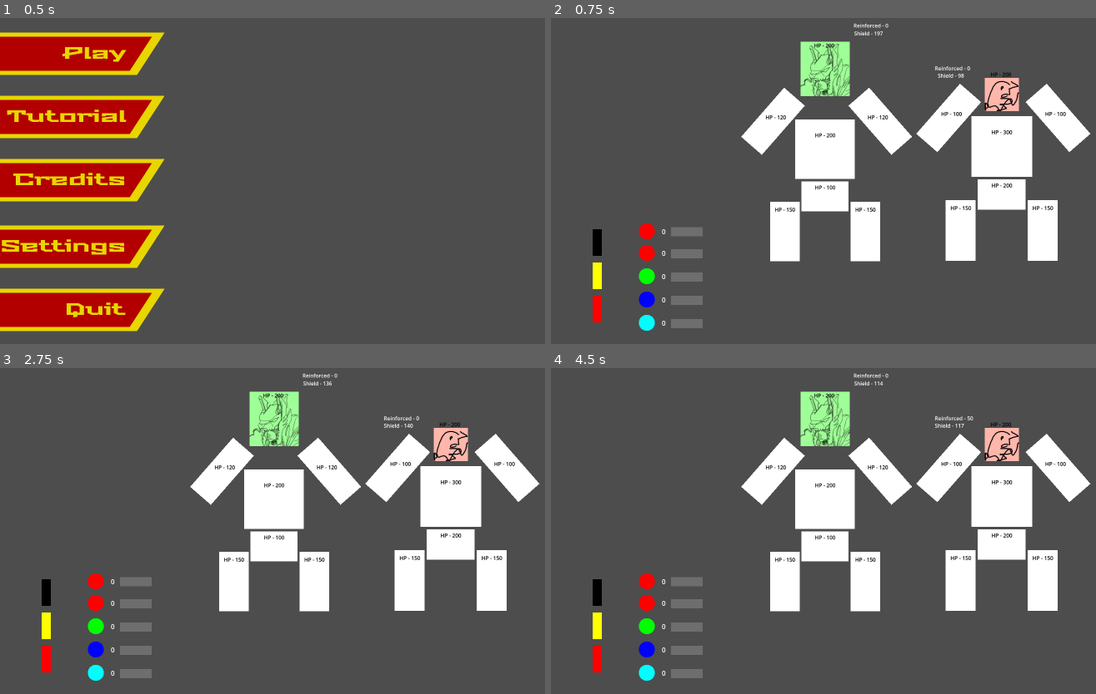
Above: before the commit, frames 1-4 (two rows, left to right).
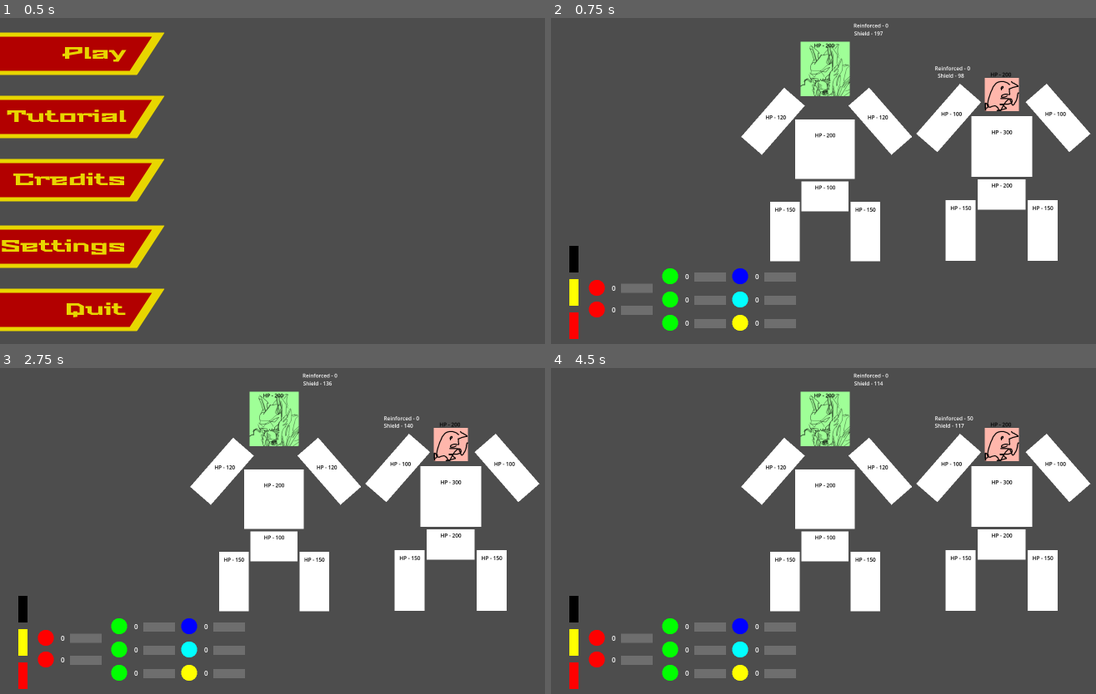
Above: after the commit, the same moments.

Repository: Wrygondryn/Megazord_BIGMODE2025
Game: Godot game, scene res://scenes/main_menu.tscn
Same seed, same stepped clock (60 frames per second), same inputs: the game is played once before the commit and once after it.
Inputs (mouse positions are in pixels of both pictures, inside the frame that each line leads up to):
- Up to frame 1 (0.5 s): no input
- Up to frame 2 (0.75 s): click "Play" at 0.5 s
- Up to frame 3 (2.75 s): tap Enter at 1.25 s; move the mouse to (479, 491) at 1.27 s; click (479, 491) at 1.35 s; tap Space at 2 s; move the mouse to (201, 531) at 2.02 s; click (201, 531) at 2.1 s
- Up to frame 4 (4.5 s): move the mouse to (948, 429) at 2.77 s; click (948, 429) at 2.85 s; tap Enter at 3.5 s; move the mouse to (850, 586) at 3.52 s; click (850, 586) at 3.6 s; tap Space at 4.25 s; move the mouse to (1085, 566) at 4.27 s; click (1085, 566) at 4.35 s

Frame 1 is identical in both runs. In frame 2, 3.9% of the frame differs, in the area x 3-45%, y 63-99%; in frame 3, 3.9%; in frame 4, 3.9%.

Commit message:
Boost Repair Module
Can now make modules which multiplies all repairs on a mech/kaiju for a certain period of time.

Diff:
--- /dev/null
+++ b/resources/boost_repair_module.tres
@@ -0,0 +1,15 @@
+[gd_resource type="Resource" script_class="ModuleData" load_steps=2 format=3 uid="uid://c41xodfvniegu"]
+
+[ext_resource type="Script" path="res://scripts/module_data.gd" id="1_rexwe"]
+
+[resource]
+script = ExtResource("1_rexwe")
+action_kind = 4
+amount = 0.0
+multiplier = 2.0
+pierces = false
+condition_kind = 0
+lasting_time_secs = 30.0
+giga_target = 0
+target_body_part = 0
+charge_capacity = 150.0
--- a/resources/mecha_restrain_attack_module.tres
+++ b/resources/mecha_restrain_attack_module.tres
@@ -6,9 +6,10 @@
 script = ExtResource("1_48ii0")
 action_kind = 0
 amount = 30.0
+multiplier = 0.0
 pierces = false
 condition_kind = 0
-condition_time_secs = 2.0
+lasting_time_secs = 1.5
 giga_target = 1
 target_body_part = 7
 charge_capacity = 75.0
--- /dev/null
+++ b/resources/pelvis_repair_module.tres
@@ -0,0 +1,14 @@
+[gd_resource type="Resource" script_class="ModuleData" load_steps=2 format=3 uid="uid://dypvd7e1k8hib"]
+
+[ext_resource type="Script" path="res://scripts/module_data.gd" id="1_adq1i"]
+
+[resource]
+script = ExtResource("1_adq1i")
+action_kind = 1
+amount = 50.0
+pierces = false
+condition_kind = 1
+condition_time_secs = 0.0
+giga_target = 0
+target_body_part = 4
+charge_capacity = 100.0
--- /dev/null
+++ b/resources/torso_repair_module.tres
@@ -0,0 +1,14 @@
+[gd_resource type="Resource" script_class="ModuleData" load_steps=2 format=3 uid="uid://b5oy8kf0vhalw"]
+
+[ext_resource type="Script" path="res://scripts/module_data.gd" id="1_6hcy6"]
+
+[resource]
+script = ExtResource("1_6hcy6")
+action_kind = 1
+amount = 50.0
+pierces = false
+condition_kind = 1
+condition_time_secs = 0.0
+giga_target = 0
+target_body_part = 3
+charge_capacity = 100.0
--- a/scenes/game.tscn
+++ b/scenes/game.tscn
@@ -16,75 +16,126 @@
 [node name="JackDispensers" type="Node2D" parent="Dashboard"]
 
 [node name="WeakJackDispenser" parent="Dashboard/JackDispensers" instance=ExtResource("4_whl4r")]
-position = Vector2(-689, 196)
+position = Vector2(-745, 236)
 
 [node name="MedJackDispenser" parent="Dashboard/JackDispensers" instance=ExtResource("4_whl4r")]
-position = Vector2(-689, 276)
+position = Vector2(-745, 316)
 power = 3
 colour = Color(1, 1, 0, 1)
 
 [node name="StrongJackDispenser" parent="Dashboard/JackDispensers" instance=ExtResource("4_whl4r")]
-position = Vector2(-689, 356)
+position = Vector2(-745, 396)
 power = 5
 colour = Color(1, 0, 0, 1)
 
 [node name="Sockets" type="Node2D" parent="Dashboard"]
 
-[node name="Socket" parent="Dashboard/Sockets" node_paths=PackedStringArray("module") instance=ExtResource("3_y3a8c")]
-position = Vector2(-570, 169)
+[node name="LeftArmAttackSocket" parent="Dashboard/Sockets" node_paths=PackedStringArray("module") instance=ExtResource("3_y3a8c")]
+position = Vector2(-690, 305)
 module = NodePath("../../../Battle/Mechazord/BodyParts/LeftArm/Modules/AttackModule")
 
-[node name="Sprite2D" parent="Dashboard/Sockets/Socket" index="0"]
+[node name="Sprite2D" parent="Dashboard/Sockets/LeftArmAttackSocket" index="0"]
 modulate = Color(1, 0, 0, 1)
 
-[node name="Socket2" parent="Dashboard/Sockets" node_paths=PackedStringArray("module") instance=ExtResource("3_y3a8c")]
-position = Vector2(-570, 221)
+[node name="PowerDisplay_TEMP" parent="Dashboard/Sockets/LeftArmAttackSocket" index="1"]
+metadata/_edit_use_anchors_ = true
+
+[node name="RightArmAttackSocket" parent="Dashboard/Sockets" node_paths=PackedStringArray("module") instance=ExtResource("3_y3a8c")]
+position = Vector2(-690, 357)
 module = NodePath("../../../Battle/Mechazord/BodyParts/RightArm/Modules/RestrainAttackModule")
 
-[node name="Sprite2D" parent="Dashboard/Sockets/Socket2" index="0"]
+[node name="Sprite2D" parent="Dashboard/Sockets/RightArmAttackSocket" index="0"]
 modulate = Color(1, 0, 0, 1)
 
-[node name="Socket3" parent="Dashboard/Sockets" node_paths=PackedStringArray("module") instance=ExtResource("3_y3a8c")]
-position = Vector2(-570, 277)
+[node name="PowerDisplay_TEMP" parent="Dashboard/Sockets/RightArmAttackSocket" index="1"]
+metadata/_edit_use_anchors_ = true
+
+[node name="HeadRepairSocket" parent="Dashboard/Sockets" node_paths=PackedStringArray("module") instance=ExtResource("3_y3a8c")]
+position = Vector2(-514, 277)
 module = NodePath("../../../Battle/Mechazord/BodyParts/Head/Modules/RepairModule")
 
-[node name="Socket4" parent="Dashboard/Sockets" node_paths=PackedStringArray("module") instance=ExtResource("3_y3a8c")]
-position = Vector2(-570, 333)
+[node name="PowerDisplay_TEMP" parent="Dashboard/Sockets/HeadRepairSocket" index="1"]
+metadata/_edit_use_anchors_ = true
+
+[node name="TorsoRepairSocket" parent="Dashboard/Sockets" node_paths=PackedStringArray("module") instance=ExtResource("3_y3a8c")]
+position = Vector2(-514, 333)
+module = NodePath("../../../Battle/Mechazord/BodyParts/Torso/Modules/RepairModule")
+
+[node name="PowerDisplay_TEMP" parent="Dashboard/Sockets/TorsoRepairSocket" index="1"]
+metadata/_edit_use_anchors_ = true
+
+[node name="PelvisRepairSocket" parent="Dashboard/Sockets" node_paths=PackedStringArray("module") instance=ExtResource("3_y3a8c")]
+position = Vector2(-514, 389)
+module = NodePath("../../../Battle/Mechazord/BodyParts/Pelvis/Modules/RepairModule")
+
+[node name="PowerDisplay_TEMP" parent="Dashboard/Sockets/PelvisRepairSocket" index="1"]
+metadata/_edit_use_anchors_ = true
+
+[node name="ShieldGainSocket" parent="Dashboard/Sockets" node_paths=PackedStringArray("module") instance=ExtResource("3_y3a8c")]
+position = Vector2(-346, 277)
 module = NodePath("../../../Battle/Mechazord/BodyParts/Torso/Modules/ShieldModule")
 
-[node name="Sprite2D" parent="Dashboard/Sockets/Socket4" index="0"]
+[node name="Sprite2D" parent="Dashboard/Sockets/ShieldGainSocket" index="0"]
 modulate = Color(0, 0, 1, 1)
 
-[node name="Socket5" parent="Dashboard/Sockets" node_paths=PackedStringArray("module") instance=ExtResource("3_y3a8c")]
-position = Vector2(-570, 389)
+[node name="PowerDisplay_TEMP" parent="Dashboard/Sockets/ShieldGainSocket" index="1"]
+metadata/_edit_use_anchors_ = true
+
+[node name="ShieldReinforceSocket" parent="Dashboard/Sockets" node_paths=PackedStringArray("module") instance=ExtResource("3_y3a8c")]
+position = Vector2(-346, 333)
 module = NodePath("../../../Battle/Mechazord/BodyParts/Pelvis/Modules/ReinforceShieldModule")
 
-[node name="Sprite2D" parent="Dashboard/Sockets/Socket5" index="0"]
+[node name="Sprite2D" parent="Dashboard/Sockets/ShieldReinforceSocket" index="0"]
 modulate = Color(0, 1, 1, 1)
+
+[node name="PowerDisplay_TEMP" parent="Dashboard/Sockets/ShieldReinforceSocket" index="1"]
+metadata/_edit_use_anchors_ = true
+
+[node name="BoostRepairSocket" parent="Dashboard/Sockets" node_paths=PackedStringArray("module") instance=ExtResource("3_y3a8c")]
+position = Vector2(-346, 389)
+module = NodePath("../../../Battle/Mechazord/BodyParts/Head/Modules/BoostRepairModule")
+
+[node name="Sprite2D" parent="Dashboard/Sockets/BoostRepairSocket" index="0"]
+modulate = Color(1, 1, 0, 1)
+
+[node name="PowerDisplay_TEMP" parent="Dashboard/Sockets/BoostRepairSocket" index="1"]
+metadata/_edit_use_anchors_ = true
 
 [node name="Jacks" type="Node2D" parent="Dashboard"]
 
 [node name="ChargeDisplays" type="Node2D" parent="Dashboard"]
 
 [node name="LeftArmAttackDisplay" parent="Dashboard/ChargeDisplays" node_paths=PackedStringArray("module") instance=ExtResource("5_llxl5")]
-position = Vector2(-474, 170)
+position = Vector2(-594, 306)
 module = NodePath("../../../Battle/Mechazord/BodyParts/LeftArm/Modules/AttackModule")
 
 [node name="RightArmAttackDisplay" parent="Dashboard/ChargeDisplays" node_paths=PackedStringArray("module") instance=ExtResource("5_llxl5")]
-position = Vector2(-474, 223)
+position = Vector2(-594, 359)
 module = NodePath("../../../Battle/Mechazord/BodyParts/RightArm/Modules/RestrainAttackModule")
 
 [node name="HeadRepairDisplay" parent="Dashboard/ChargeDisplays" node_paths=PackedStringArray("module") instance=ExtResource("5_llxl5")]
-position = Vector2(-474, 279)
+position = Vector2(-418, 279)
 module = NodePath("../../../Battle/Mechazord/BodyParts/Head/Modules/RepairModule")
 
+[node name="TorsoRepairDisplay" parent="Dashboard/ChargeDisplays" node_paths=PackedStringArray("module") instance=ExtResource("5_llxl5")]
+position = Vector2(-418, 335)
+module = NodePath("../../../Battle/Mechazord/BodyParts/Torso/Modules/RepairModule")
+
+[node name="PelvisRepairDisplay" parent="Dashboard/ChargeDisplays" node_paths=PackedStringArray("module") instance=ExtResource("5_llxl5")]
+position = Vector2(-418, 391)
+module = NodePath("../../../Battle/Mechazord/BodyParts/Pelvis/Modules/RepairModule")
+
 [node name="TorsoShieldGainDisplay" parent="Dashboard/ChargeDisplays" node_paths=PackedStringArray("module") instance=ExtResource("5_llxl5")]
-position = Vector2(-474, 335)
+position = Vector2(-250, 279)
 module = NodePath("../../../Battle/Mechazord/BodyParts/Torso/Modules/ShieldModule")
 
 [node name="PelvisReinforceShieldDisplay" parent="Dashboard/ChargeDisplays" node_paths=PackedStringArray("module") instance=ExtResource("5_llxl5")]
-position = Vector2(-474, 391)
+position = Vector2(-250, 335)
 module = NodePath("../../../Battle/Mechazord/BodyParts/Pelvis/Modules/ReinforceShieldModule")
+
+[node name="BoostRepairDisplay" parent="Dashboard/ChargeDisplays" node_paths=PackedStringArray("module") instance=ExtResource("5_llxl5")]
+position = Vector2(-250, 391)
+module = NodePath("../../../Battle/Mechazord/BodyParts/Head/Modules/BoostRepairModule")
 
 [node name="Battle" type="Node2D" parent="."]
 unique_name_in_owner = true
@@ -100,11 +151,14 @@
 
 [node name="Camera2D" type="Camera2D" parent="."]
 
-[editable path="Dashboard/Sockets/Socket"]
-[editable path="Dashboard/Sockets/Socket2"]
-[editable path="Dashboard/Sockets/Socket3"]
-[editable path="Dashboard/Sockets/Socket4"]
-[editable path="Dashboard/Sockets/Socket5"]
+[editable path="Dashboard/Sockets/LeftArmAttackSocket"]
+[editable path="Dashboard/Sockets/RightArmAttackSocket"]
+[editable path="Dashboard/Sockets/HeadRepairSocket"]
+[editable path="Dashboard/Sockets/TorsoRepairSocket"]
+[editable path="Dashboard/Sockets/PelvisRepairSocket"]
+[editable path="Dashboard/Sockets/ShieldGainSocket"]
+[editable path="Dashboard/Sockets/ShieldReinforceSocket"]
+[editable path="Dashboard/Sockets/BoostRepairSocket"]
 [editable path="Battle/Mechazord"]
 [editable path="Battle/Mechazord/BodyParts/Head"]
 [editable path="Battle/Mechazord/BodyParts/LeftArm"]
--- a/scenes/kaiju.tscn
+++ b/scenes/kaiju.tscn
@@ -150,6 +150,8 @@
 offset_top = -79.0
 offset_bottom = -56.0
 
+[node name="BoostRepairTimer" type="Timer" parent="."]
+
 [editable path="BodyParts/Head"]
 [editable path="BodyParts/LeftArm"]
 [editable path="BodyParts/RightArm"]
--- a/scenes/main_menu.tscn
+++ b/scenes/main_menu.tscn
@@ -34,6 +34,7 @@
 offset_bottom = 40.0
 
 [node name="PlayButton" type="Button" parent="Main/Buttons"]
+layout_mode = 0
 offset_left = -40.0
 offset_top = 141.0
 offset_right = 362.0
@@ -47,6 +48,7 @@
 alignment = 2
 
 [node name="TutorialButton" type="Button" parent="Main/Buttons"]
+layout_mode = 0
 offset_left = -40.0
 offset_top = 293.0
 offset_right = 362.0
@@ -61,6 +63,7 @@
 alignment = 2
 
 [node name="CreditsButton" type="Button" parent="Main/Buttons"]
+layout_mode = 0
 offset_left = -40.0
 offset_top = 445.0
 offset_right = 362.0
@@ -74,6 +77,7 @@
 alignment = 2
 
 [node name="SettingsButton" type="Button" parent="Main/Buttons"]
+layout_mode = 0
 offset_left = -40.0
 offset_top = 605.0
 offset_right = 362.0
@@ -87,6 +91,7 @@
 alignment = 2
 
 [node name="QuitButton" type="Button" parent="Main/Buttons"]
+layout_mode = 0
 offset_left = -40.0
 offset_top = 757.0
 offset_right = 362.0
@@ -131,6 +136,7 @@
 theme_override_font_sizes/font_size = 28
 
 [node name="BackButton" type="Button" parent="Credits"]
+layout_mode = 0
 offset_left = -40.0
 offset_top = 757.0
 offset_right = 362.0
--- a/scenes/mechazord.tscn
+++ b/scenes/mechazord.tscn
@@ -1,14 +1,17 @@
-[gd_scene load_steps=10 format=3 uid="uid://b72fg5qff5dt2"]
+[gd_scene load_steps=13 format=3 uid="uid://b72fg5qff5dt2"]
 
 [ext_resource type="Script" path="res://scripts/mechazord.gd" id="1_6b4sr"]
 [ext_resource type="Texture2D" uid="uid://dqx24uuscef21" path="res://assets/dummy_mech.png" id="1_f1ark"]
 [ext_resource type="PackedScene" uid="uid://dk7mb70mb5rp2" path="res://scenes/body_part.tscn" id="2_e7bsx"]
 [ext_resource type="Script" path="res://scripts/module.gd" id="4_54e7a"]
-[ext_resource type="Resource" uid="uid://6xs0ooprjwlw" path="res://resources/repair_module.tres" id="5_5g8jl"]
+[ext_resource type="Resource" uid="uid://6xs0ooprjwlw" path="res://resources/head_repair_module.tres" id="5_5g8jl"]
 [ext_resource type="Resource" uid="uid://08ag4xompugm" path="res://resources/mecha_attack_module.tres" id="6_brh6d"]
+[ext_resource type="Resource" uid="uid://c41xodfvniegu" path="res://resources/boost_repair_module.tres" id="6_oqtg6"]
 [ext_resource type="Resource" uid="uid://c2gxr8tb4ey15" path="res://resources/shield_gain_module.tres" id="7_1ko7c"]
 [ext_resource type="Resource" uid="uid://dbkvet4qvrosd" path="res://resources/mecha_restrain_attack_module.tres" id="7_h27t0"]
 [ext_resource type="Resource" uid="uid://dsjwk5kl6d66l" path="res://resources/reinforce_shield_module.tres" id="8_bffj0"]
+[ext_resource type="Resource" uid="uid://b5oy8kf0vhalw" path="res://resources/torso_repair_module.tres" id="9_5hite"]
+[ext_resource type="Resource" uid="uid://dypvd7e1k8hib" path="res://resources/pelvis_repair_module.tres" id="11_na6wo"]
 
 [node name="Mechazord" type="Node2D"]
 script = ExtResource("1_6b4sr")
@@ -48,6 +51,10 @@
 [node name="RepairModule" type="Node" parent="BodyParts/Head/Modules" index="0"]
 script = ExtResource("4_54e7a")
 data = ExtResource("5_5g8jl")
+
+[node name="BoostRepairModule" type="Node" parent="BodyParts/Head/Modules" index="1"]
+script = ExtResource("4_54e7a")
+data = ExtResource("6_oqtg6")
 
 [node name="LeftArm" parent="BodyParts" instance=ExtResource("2_e7bsx")]
 position = Vector2(-146, 147)
@@ -109,6 +116,10 @@
 script = ExtResource("4_54e7a")
 data = ExtResource("7_1ko7c")
 
+[node name="RepairModule" type="Node" parent="BodyParts/Torso/Modules" index="1"]
+script = ExtResource("4_54e7a")
+data = ExtResource("9_5hite")
+
 [node name="Pelvis" parent="BodyParts" instance=ExtResource("2_e7bsx")]
 position = Vector2(1, 391)
 kind = 4
@@ -128,6 +139,10 @@
 [node name="ReinforceShieldModule" type="Node" parent="BodyParts/Pelvis/Modules" index="0"]
 script = ExtResource("4_54e7a")
 data = ExtResource("8_bffj0")
+
+[node name="RepairModule" type="Node" parent="BodyParts/Pelvis/Modules" index="1"]
+script = ExtResource("4_54e7a")
+data = ExtResource("11_na6wo")
 
 [node name="LeftLeg" parent="BodyParts" instance=ExtResource("2_e7bsx")]
 position = Vector2(-122, 499)
@@ -153,10 +168,8 @@
 offset_top = -79.0
 offset_bottom = -56.0
 
-[node name="OneSecondTimer" type="Timer" parent="."]
-autostart = true
-
-[connection signal="timeout" from="OneSecondTimer" to="." method="_on_one_second_timer_timeout"]
+[node name="BoostRepairTimer" type="Timer" parent="."]
+one_shot = true
 
 [editable path="BodyParts/Head"]
 [editable path="BodyParts/LeftArm"]
--- a/scripts/action.gd
+++ b/scripts/action.gd
@@ -2,26 +2,29 @@
 
 #TODO: Add on additional properties when need be like condition, animation, etc.
 var kind: Helpers.ActionKind
+var multiplier: float
 var amount: float
 var pierces: bool
 var condition_kind: Helpers.Condition
-var condition_time_secs: float
+var lasting_time_secs: float
 var target: Helpers.GigaTarget
 var body_part: Helpers.BodyPart
 
 func _init(
 	kind: Helpers.ActionKind,
 	amount: float,
+	multiplier: float,
 	pierces: bool,
 	condition_kind: Helpers.Condition,
-	condition_time_secs: float,
+	lasting_time_secs: float,
 	target: Helpers.GigaTarget,
 	body_part: Helpers.BodyPart
 ):
 	self.kind = kind
 	self.amount = amount
+	self.multiplier = multiplier
 	self.condition_kind = condition_kind
-	self.condition_time_secs = condition_time_secs
+	self.lasting_time_secs = lasting_time_secs
 	self.pierces = pierces
 	self.target = target
 	self.body_part = body_part
@@ -36,9 +39,10 @@
 	return Action.new(
 		module.action_kind,
 		module.amount,
+		module.multiplier,
 		module.pierces,
 		module.condition_kind,
-		module.condition_time_secs,
+		module.lasting_time_secs,
 		module.giga_target,
 		module.target_body_part
 	)
--- a/scripts/battle.gd
+++ b/scripts/battle.gd
@@ -46,10 +46,10 @@
 				# print(name + " dealt " + str(damage) + " damage to " + str(target.name))
 				var old_shield: float = target.shield
 				target.damage_body_part(target_body_part_index, action.amount, action.pierces)
-				var is_valid_condition := action.condition_kind != Helpers.Condition.NONE && action.condition_time_secs > 0.0
+				var is_valid_condition := action.condition_kind != Helpers.Condition.NONE && action.lasting_time_secs > 0.0
 				#TODO: Remove shield clause once more conditions are added that can occur with shield on
 				if is_valid_condition && (action.amount > old_shield || action.pierces):
-					target.apply_condition(action.condition_kind, target_body_part_index, action.condition_time_secs)
+					target.apply_condition(action.condition_kind, target_body_part_index, action.lasting_time_secs)
 
 				var num_vitals_left_on_target := len(target.body_parts.get_children().filter(
 					func(body_part) -> bool: return Helpers.body_part_is_vital(body_part.kind) && body_part.hp > 0
@@ -76,6 +76,13 @@
 					Helpers.GigaTarget.KAIJU:
 						kaiju.reinforce_shield(action.amount)
 
+			Helpers.ActionKind.BOOST_REPAIR:
+				match action.target:
+					Helpers.GigaTarget.MECHAZORD:
+						mechazord.boost_repair(action.multiplier, action.lasting_time_secs)
+					Helpers.GigaTarget.KAIJU:
+						kaiju.boost_repair(action.multiplier, action.lasting_time_secs)
+
 	#TODO: Remove once animations are a thing
 	action_queue.clear()
 
--- a/scripts/helpers.gd
+++ b/scripts/helpers.gd
@@ -4,7 +4,8 @@
 	ATTACK,
 	REPAIR,
 	SHIELD_GAIN,
-	REINFORCE_SHIELD
+	REINFORCE_SHIELD,
+	BOOST_REPAIR
 }
 
 enum GigaTarget {
--- a/scripts/kaiju.gd
+++ b/scripts/kaiju.gd
@@ -10,9 +10,11 @@
 @onready var body_parts: Node2D = $BodyParts
 @onready var shield_display_temp: Label = $ShieldDisplay_TEMP
 @onready var reinforced_shield_display_temp: Label = $ReinforcedShieldDisplay_TEMP
+@onready var boost_repair_timer: Timer = $BoostRepairTimer
 @onready var battle: Node2D = %Battle
 
 var reinforced_shield: float = 0.0
+var repair_multiplier: float = 1.0
 #var num_focused_attacks := 0
 #var focused_body_part_index := 0
 
@@ -88,6 +90,17 @@
 		var body_part = body_parts.get_child(body_part_index)
 		body_part.hp = max(body_part.hp - hp_damage, 0.0)
 
+func repair_body_part(heal: float, body_part_kind: Helpers.BodyPart):
+	#TODO: Properly handle BodyPart.ANY
+	if body_part_kind == Helpers.BodyPart.ANY: return
+	#assert(body_part != Helpers.BodyPart.ANY)
+	#print("Healed %.0f of %d's HP" % [heal, body_part])
+
+	for i in range(body_parts.get_child_count()):
+		var body_part = body_parts.get_child(i)
+		if body_part.kind == body_part_kind:
+			body_part.hp = min(body_part.max_hp, body_part.hp + heal * repair_multiplier)
+
 func gain_shield(shield_gained: float):
 	shield += shield_gained
 
@@ -99,6 +112,11 @@
 	body_part.condition = condition
 	body_part.condition_timer.wait_time = time_length_secs
 	body_part.condition_timer.start()
+
+func boost_repair(multiplier: float, time_length_secs: float):
+	repair_multiplier = multiplier
+	boost_repair_timer.wait_time = time_length_secs
+	boost_repair_timer.start()
 
 
 func _ready():
@@ -114,6 +132,9 @@
 	if shield < reinforced_shield:
 		reinforced_shield = shield
 
+	if boost_repair_timer.is_stopped():
+		repair_multiplier = 1.0
+
 	shield_display_temp.text = "Shield - %.0f" % shield
 	reinforced_shield_display_temp.text = "Reinforced - %.0f" % reinforced_shield
 
--- a/scripts/mechazord.gd
+++ b/scripts/mechazord.gd
@@ -5,10 +5,11 @@
 @onready var body_parts: Node2D = $BodyParts
 @onready var shield_display_temp: Label = $ShieldDisplay_TEMP
 @onready var reinforced_shield_display_temp: Label = $ReinforcedShieldDisplay_TEMP
+@onready var boost_repair_timer: Timer = $BoostRepairTimer
 @onready var battle: Node2D = %Battle
 
 var reinforced_shield: float = 0.0
-
+var repair_multiplier: float = 1.0
 
 #NOTE: This is just for testing purposes
 func next_vital_index_to_attack(target: Node2D) -> int:
@@ -67,7 +68,7 @@
 	for i in range(body_parts.get_child_count()):
 		var body_part = body_parts.get_child(i)
 		if body_part.kind == body_part_kind:
-			body_part.hp = min(body_part.max_hp, body_part.hp + heal)
+			body_part.hp = min(body_part.max_hp, body_part.hp + heal * repair_multiplier)
 
 func gain_shield(shield_gained: float):
 	shield += shield_gained
@@ -83,6 +84,10 @@
 	body_part.condition_timer.wait_time = time_length_secs
 	body_part.condition_timer.start()
 
+func boost_repair(multiplier: float, time_length_secs: float):
+	repair_multiplier = multiplier
+	boost_repair_timer.wait_time = time_length_secs
+	boost_repair_timer.start()
 
 # Called when the node enters the scene tree for the first time.
 func _ready() -> void:
@@ -95,6 +100,9 @@
 	if shield < reinforced_shield:
 		reinforced_shield = shield
 
+	if boost_repair_timer.is_stopped():
+		repair_multiplier = 1.0
+
 	shield_display_temp.text = "Shield - %.0f" % shield
 	reinforced_shield_display_temp.text = "Reinforced - %.0f" % reinforced_shield
 
--- a/scripts/module_data.gd
+++ b/scripts/module_data.gd
@@ -7,9 +7,10 @@
 #heal). It's not important rn but might be in the future
 @export var action_kind: Helpers.ActionKind
 @export_range(0.0, 1000.0, 1.0, "or_greater", "hide_slider") var amount: float
+@export_range(0.0, 100.0, 0.1, "or_greater", "hide_slider") var multiplier: float
 @export var pierces: bool
 @export var condition_kind: Helpers.Condition
-@export_range(0.0, 60.0, 1.0, "or_greater", "hide_slider") var condition_time_secs: float
+@export_range(0.0, 60.0, 0.1, "or_greater", "hide_slider") var lasting_time_secs: float
 @export var giga_target: Helpers.GigaTarget
 @export var target_body_part: Helpers.BodyPart
 
@@ -19,17 +20,19 @@
 	action_kind := Helpers.ActionKind.ATTACK,
 	charge_capacity = 100.0,
 	amount := 0.0,
+	multiplier := 1.0,
 	pierces := false,
 	condition_kind := Helpers.Condition.NONE,
-	condition_time_secs := 0.0,
+	lasting_time_secs := 0.0,
 	giga_target := Helpers.GigaTarget.KAIJU,
 	target_body_part := Helpers.BodyPart.ANY
 ):
 	self.action_kind = action_kind
 	self.amount = amount
+	self.multiplier = multiplier
 	self.pierces = pierces
 	self.condition_kind = condition_kind
-	self.condition_time_secs = condition_time_secs
+	self.lasting_time_secs = lasting_time_secs
 	self.giga_target = giga_target
 	self.target_body_part = target_body_part
 
Renamed: resources/repair_module.tres -> resources/head_repair_module.tres
